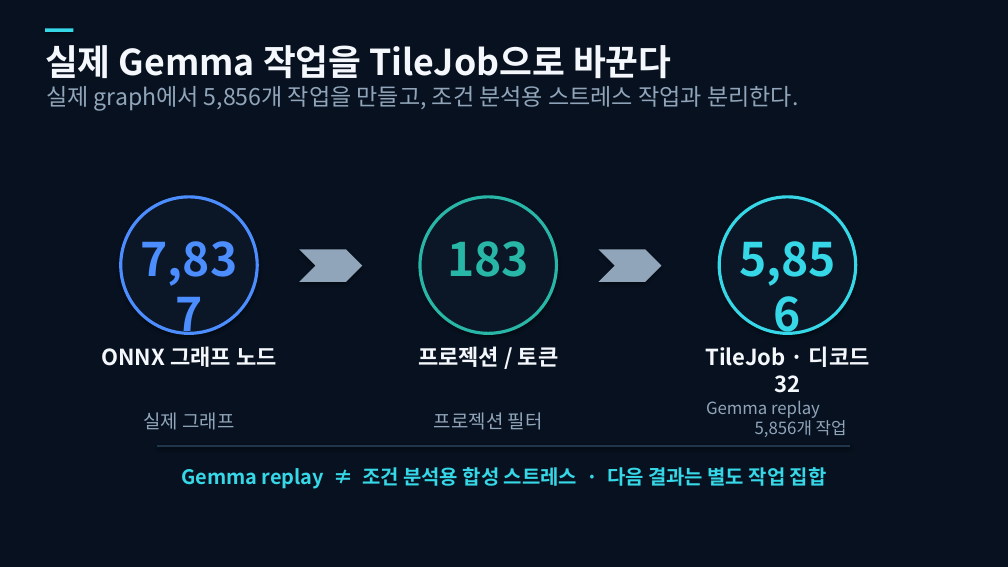
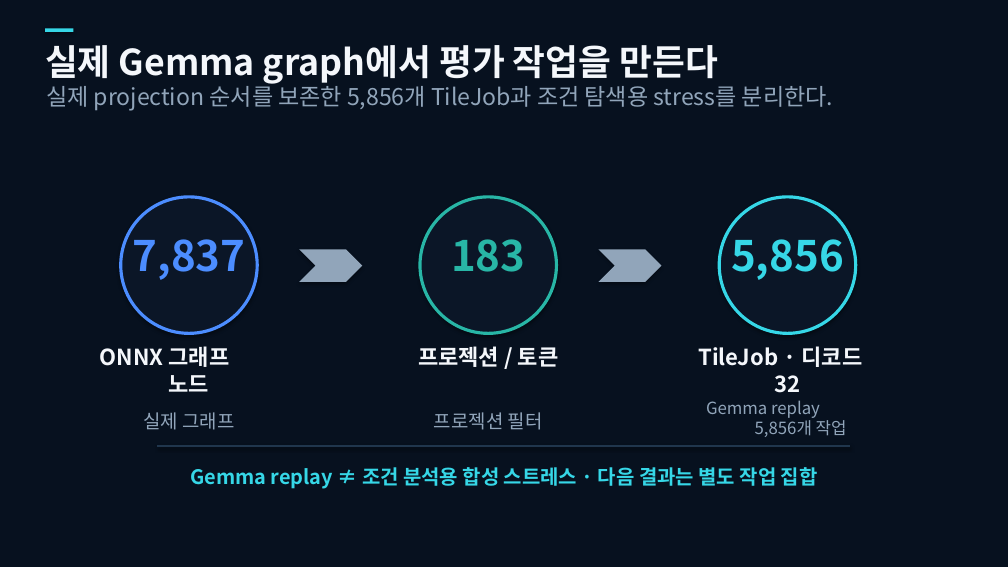
Before and after one commit to snowman0919/varp-k26-memory-fpga, a slide deck: slide 5 of presentation/final/presentation.pptx. Drawn at 1008x567 pixels with LibreOffice and Linux fonts; fonts in the diff are those of the drawing. Boxes give left, top, right and bottom in pixels: in the first picture for what was removed or moved away, otherwise in the second. Text is boxed around its words. In the diff, an @@ line names an element or a change of style, - is before the commit and + after.

```diff
--- a/presentation/final/presentation.pptx
+++ b/presentation/final/presentation.pptx
@@ text at [45,45,718,84]: text changed @@
-실제 Gemma 작업을 TileJob으로 바꾼다
+실제 Gemma graph에서 평가 작업을 만든다
@@ text at [46,81,833,110]: text changed @@
-실제 graph에서 5,856개 작업을 만들고, 조건 분석용 스트레스 작업과 분리한다.
+실제 projection 순서를 보존한 5,856개 TileJob과 조건 탐색용 stress를 분리한다.
@@ size 44 to 40 pt in 3 elements at [133,229,246,280], [451,239,525,272], [731,229,844,280] @@
@@ text "ONNX 그래프 노드" rewrapped from [101,346,277,367] to [100,346,230,392] @@
@@ text "TileJob · 디코드 32": place and size @@
-text "TileJob · 디코드 32" at [705,346,870,393]
+text "TileJob · 디코드 32" at [698,346,863,393]
@@ text "Gemma replay ≠ 조건 분석용 ..." rewrapped from [181,467,827,489] to [190,467,818,489] @@
```
Also in this commit, not shown: 7 other slides changed, 2 slides added, 2 slides removed, 51 other files.
